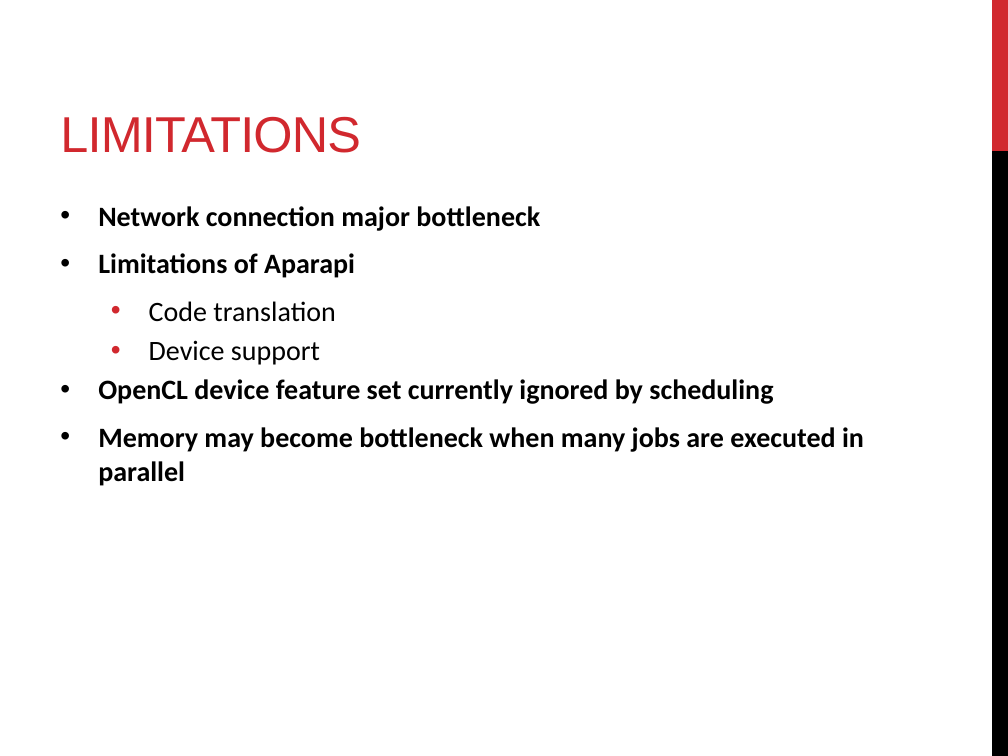
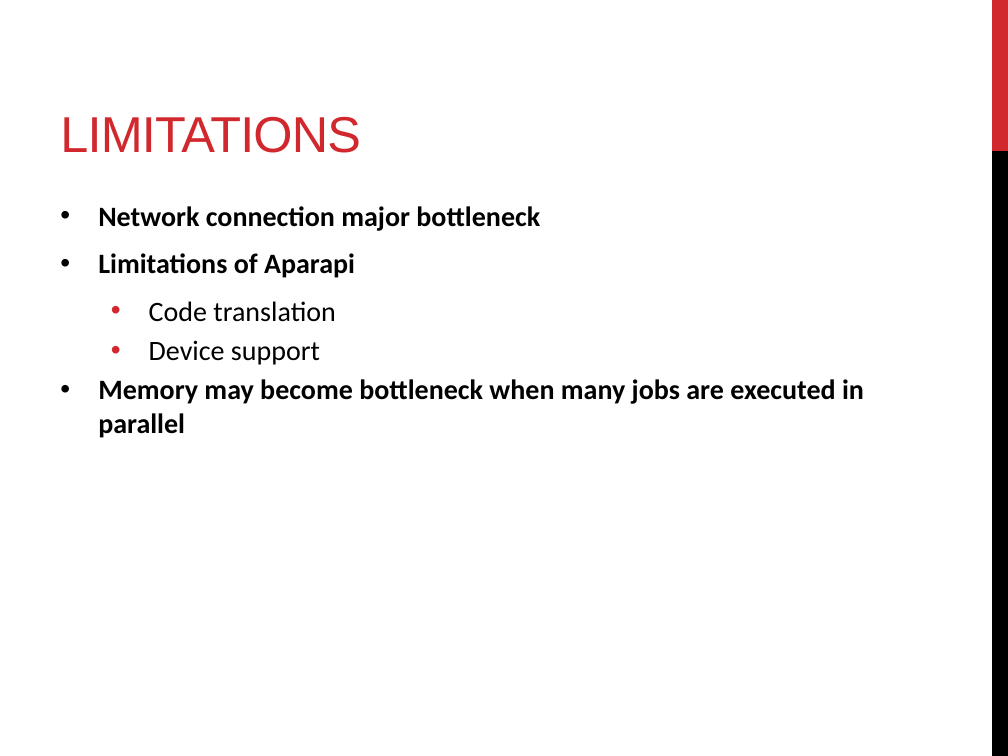
Before and after one commit to florianroesler/thesis_presentation, a slide deck: slide 50 of presentation.pptx. Drawn at 1008x756 pixels with LibreOffice and Linux fonts; fonts in the diff are those of the drawing. Boxes give left, top, right and bottom in pixels: in the first picture for what was removed or moved away, otherwise in the second. Text is boxed around its words. In the diff, an @@ line names an element or a change of style, - is before the commit and + after.

```diff
--- a/presentation.pptx
+++ b/presentation.pptx
@@ text at (x1=98, y1=379, x2=773, y2=404): paragraph removed @@
-• OpenCL device feature set currently ignored by scheduling
```
Also in this commit, not shown: 4 other slides changed, 1 slide added, 1 slide removed, 3 other files.
